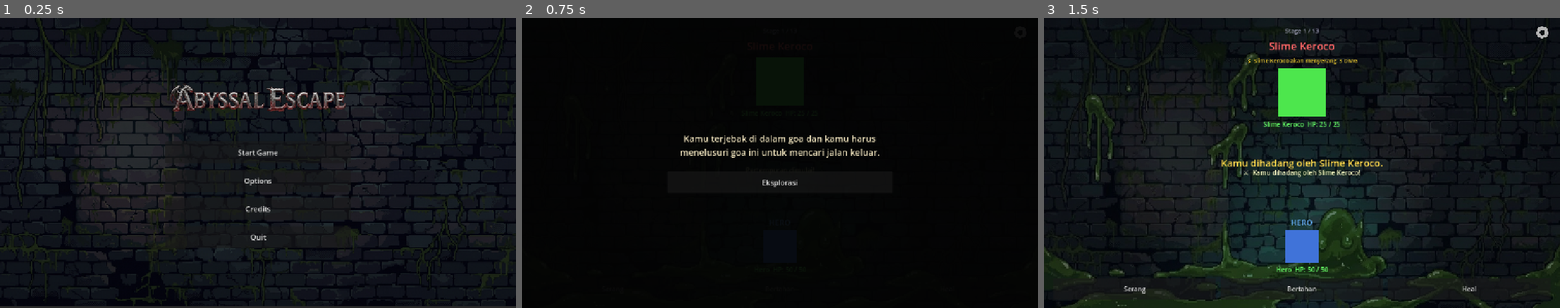
Above: before the commit, frames 1-3 (left to right).
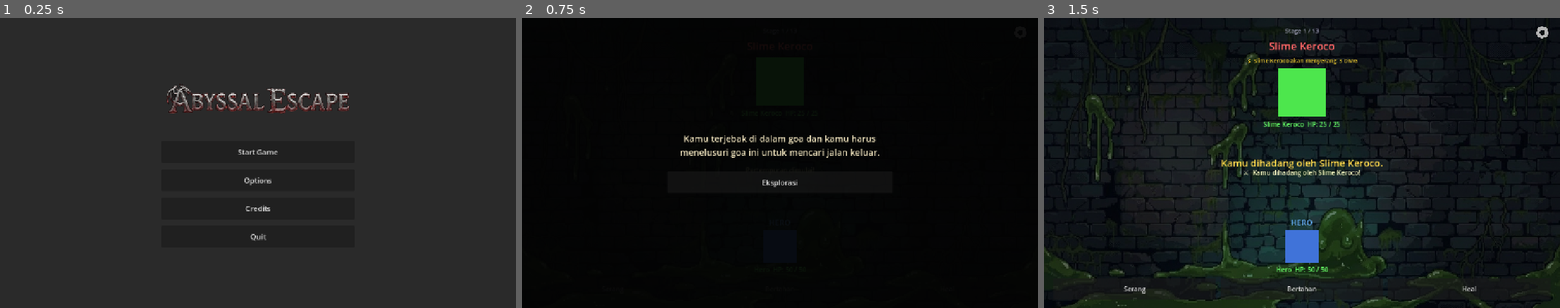
Above: after the commit, the same moments.

Repository: nauvalaslam/abyssal-escape
Game: Godot game, scene res://scenes/main_menu/main_menu.tscn
Same seed, same stepped clock (60 frames per second), same inputs: the game is played once before the commit and once after it.
Inputs:
- Up to frame 1 (0.25 s): no input
- Up to frame 2 (0.75 s): click "Start Game" at 0.5 s
- Up to frame 3 (1.5 s): click "Eksplorasi" at 1.25 s

The runs differ from the first frame. In frame 1, 50% of the frame differs, in the area x 0-100%, y 0-100%; in frame 2, nothing differs; in frame 3, nothing differs.

Commit message:
fix: load title logo via Image.load_from_file and remove unimported ext_resource

Diff:
--- a/scenes/main_menu/main_menu.tscn
+++ b/scenes/main_menu/main_menu.tscn
@@ -1,9 +1,7 @@
-[gd_scene load_steps=5 format=3 uid="uid://bq3f7pnaxb7m"]
+[gd_scene load_steps=3 format=3 uid="uid://bq3f7pnaxb7m"]
 
 [ext_resource type="Script" uid="uid://bs35clqu4dc1u" path="res://scripts/ui/main_menu_ui.gd" id="1_mnscr"]
-[ext_resource type="Texture2D" uid="uid://dinuxiupiyhjk" path="res://assets/backgrounds/main_menu.jpg" id="2_0ebjn"]
-[ext_resource type="PackedScene" path="res://scenes/ui/options_modal.tscn" id="3_optmodal"]
-[ext_resource type="Texture2D" path="res://assets/title/title_logo.png" id="4_titlelogo"]
+[ext_resource type="PackedScene" path="res://scenes/ui/options_modal.tscn" id="2_optmodal"]
 
 [node name="MainMenu" type="Control" unique_id=1112784214]
 layout_mode = 3
@@ -23,11 +21,6 @@
 grow_vertical = 2
 expand_mode = 1
 stretch_mode = 7
-
-[node name="MainMenu" type="Sprite2D" parent="Background" unique_id=1325774982]
-position = Vector2(640.2241, 357.125)
-scale = Vector2(0.46640694, 0.46728516)
-texture = ExtResource("2_0ebjn")
 
 [node name="Overlay" type="ColorRect" parent="." unique_id=1157398376]
 layout_mode = 1
@@ -52,15 +45,14 @@
 theme_override_constants/separation = 16
 
 [node name="TitleLogo" type="TextureRect" parent="CenterContainer/VBoxContainer" unique_id=1128251365]
-custom_minimum_size = Vector2(460, 98)
+custom_minimum_size = Vector2(480, 105)
 layout_mode = 2
 size_flags_horizontal = 4
-texture = ExtResource("4_titlelogo")
 expand_mode = 1
 stretch_mode = 5
 
 [node name="Spacer" type="Control" parent="CenterContainer/VBoxContainer" unique_id=1311799174]
-custom_minimum_size = Vector2(0, 28)
+custom_minimum_size = Vector2(0, 20)
 layout_mode = 2
 
 [node name="StartButton" type="Button" parent="CenterContainer/VBoxContainer" unique_id=577692838]
--- a/scripts/ui/main_menu_ui.gd
+++ b/scripts/ui/main_menu_ui.gd
@@ -14,21 +14,40 @@
 
 func _ready() -> void:
 	AudioManager.play_main_menu()
-
-	# Load background via GDScript
-	var tex: Texture2D = load("res://assets/backgrounds/main_menu.jpg")
-	if tex:
-		background_rect.texture = tex
-
-	# Load title logo image
-	var logo_tex: Texture2D = load("res://assets/title/title_logo.png")
-	if logo_tex and title_logo:
-		title_logo.texture = logo_tex
+	_load_background()
+	_load_title_logo()
 
 	start_button.pressed.connect(_on_start_pressed)
 	options_button.pressed.connect(_on_options_pressed)
 	credits_button.pressed.connect(_on_credits_pressed)
 	quit_button.pressed.connect(_on_quit_pressed)
+
+func _load_background() -> void:
+	var path: String = "res://assets/backgrounds/main_menu.jpg"
+	var tex: Texture2D = null
+
+	var img: Image = Image.load_from_file(path)
+	if img:
+		tex = ImageTexture.create_from_image(img)
+	elif ResourceLoader.exists(path):
+		tex = load(path)
+
+	if tex and background_rect:
+		background_rect.texture = tex
+
+func _load_title_logo() -> void:
+	var path: String = "res://assets/title/title_logo.png"
+	var tex: Texture2D = null
+
+	# Muat gambar PNG langsung dari file (bebas dari ketergantungan file .import)
+	var img: Image = Image.load_from_file(path)
+	if img:
+		tex = ImageTexture.create_from_image(img)
+	elif ResourceLoader.exists(path):
+		tex = load(path)
+
+	if tex and title_logo:
+		title_logo.texture = tex
 
 func _on_options_pressed() -> void:
 	options_modal.open(false)
Not shown: 1 places in scenes/main_menu/main_menu.tscn that only renumber resources
